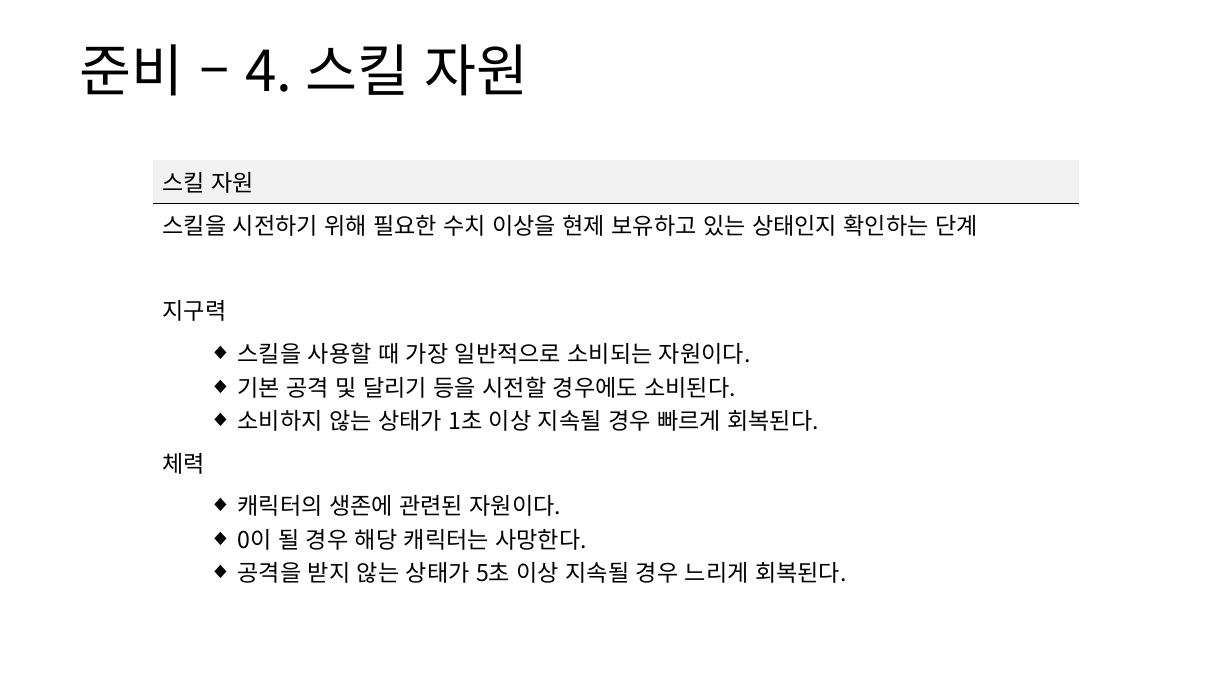
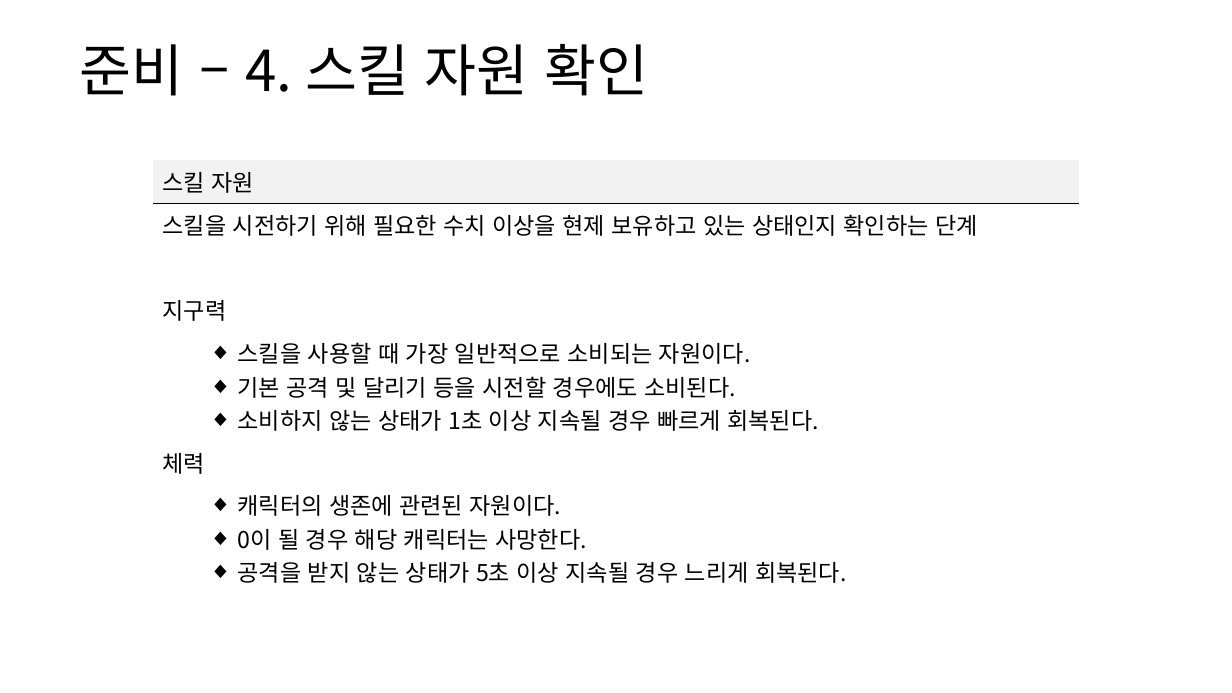
Before and after one commit to yjk0401/unityenginebasic_9th, a slide deck: slide 19 of 기획/방랑엽사전/스킬 시스템 기획서.pptx. Drawn at 1232x693 pixels with LibreOffice and Linux fonts; fonts in the diff are those of the drawing. Boxes give left, top, right and bottom in pixels: in the first picture for what was removed or moved away, otherwise in the second. Text is boxed around its words. In the diff, an @@ line names an element or a change of style, - is before the commit and + after.

```diff
--- a/기획/방랑엽사전/스킬 시스템 기획서.pptx
+++ b/기획/방랑엽사전/스킬 시스템 기획서.pptx
@@ text at <box>79,44,649,96</box>: text changed @@
-준비 – 4. 스킬 자원
+준비 – 4. 스킬 자원 확인
```
Also in this commit, not shown: 15 other slides changed, 12 other files.
